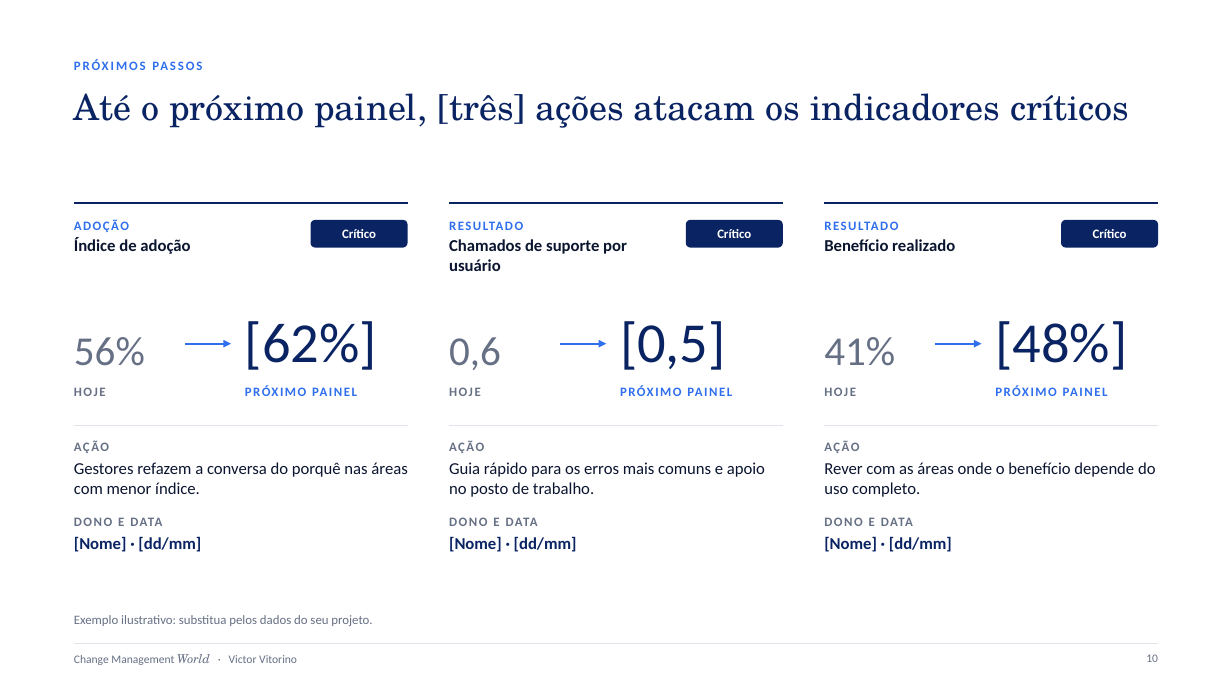
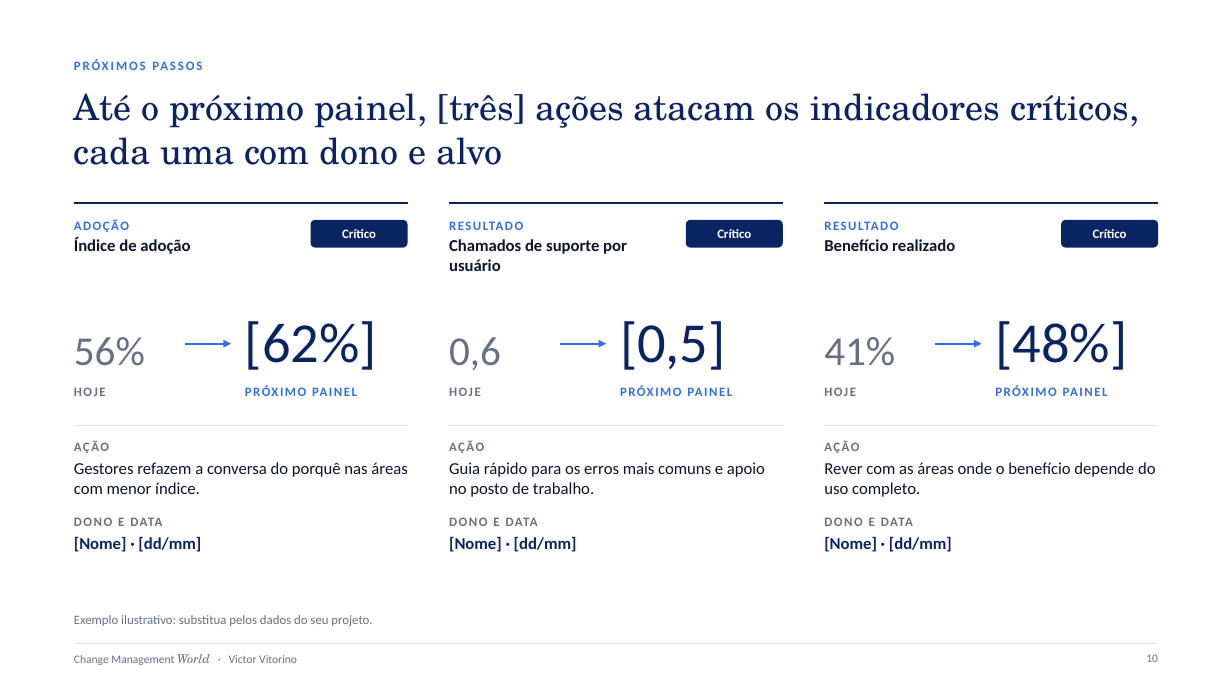
Before and after one commit to VictorVitorino/finaldoanovideo, a slide deck: slide 10 of blog/assets/modelos/painel-de-indicadores-da-mudanca.pptx. Drawn at 1232x693 pixels with LibreOffice and Linux fonts; fonts in the diff are those of the drawing. Boxes give left, top, right and bottom in pixels: in the first picture for what was removed or moved away, otherwise in the second. Text is boxed around its words. In the diff, an @@ line names an element or a change of style, - is before the commit and + after.

```diff
--- a/blog/assets/modelos/painel-de-indicadores-da-mudanca.pptx
+++ b/blog/assets/modelos/painel-de-indicadores-da-mudanca.pptx
@@ title at [74,93,1139,165]: text changed @@
-Até o próximo painel, [três] ações atacam os indicadores críticos
+Até o próximo painel, [três] ações atacam os indicadores críticos, cada uma com dono e alvo
```
Also in this commit, not shown: 1 other slide changed, 22 other files.
